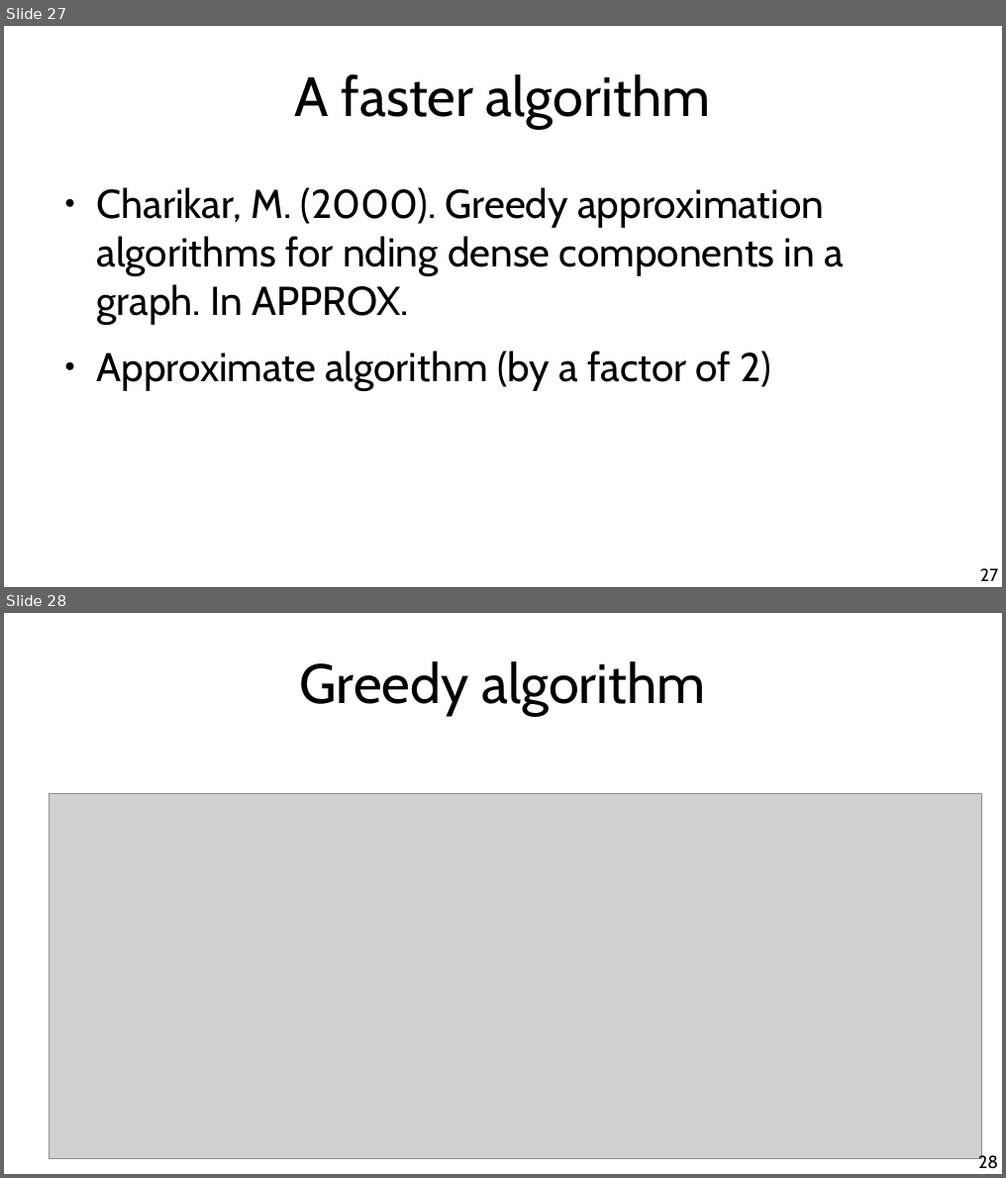
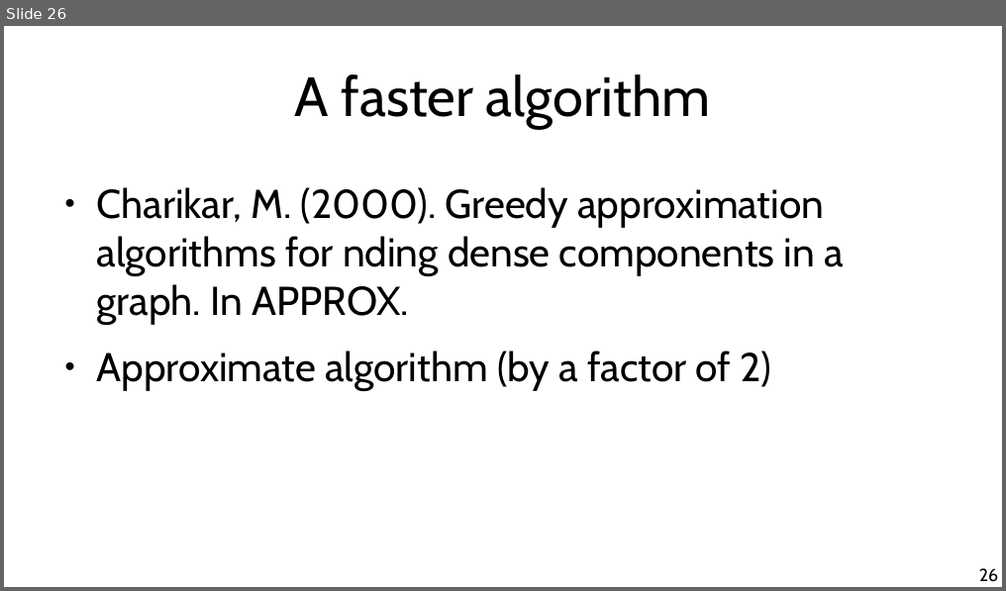
Before and after one commit to chatox/networks-science-course, a slide deck: theory/tt13_dense_subgraphs.odp. Shown one above the other, each under a label of ours: slides 27 and 28 before the commit, slide 26 after it. The pictures are 1006x1178 and 1006x591 pixels, drawn with LibreOffice and Linux fonts; fonts in the diff are those of the drawing; grey boxes stand for pictures. Boxes give left, top, right and bottom in pixels: in the first picture for what was removed or moved away, otherwise in the second. Text is boxed around its words. In the diff, an @@ line names an element or a change of style, - is before the commit and + after.

Commit message:
Charikar's algorithm

```diff
--- a/theory/tt13_dense_subgraphs.odp
+++ b/theory/tt13_dense_subgraphs.odp
@@ slide 28 removed at bbox=[4, 613, 1002, 1174], background #FFFFFF @@
@@ title removed at bbox=[300, 662, 706, 715] @@
-Greedy algorithm
@@ picture removed at bbox=[50, 794, 982, 1159] @@
@@ page number removed at bbox=[978, 1154, 998, 1169] @@
-28
@@ what was slide 27 is now slide 26 @@
@@ page number at bbox=[979, 569, 998, 582]: text changed @@
-27
+26
```
Also in this commit, not shown: 12 slides changed, 3 slides added, 2 other slides removed.
